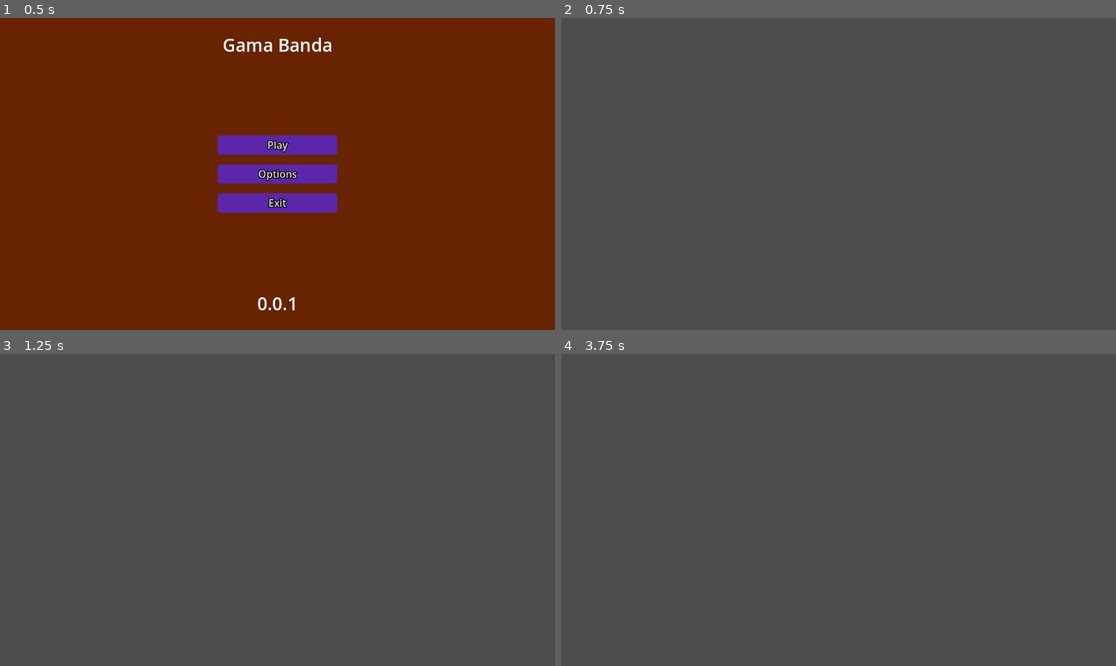
Above: before the commit, frames 1-4 (two rows, left to right).
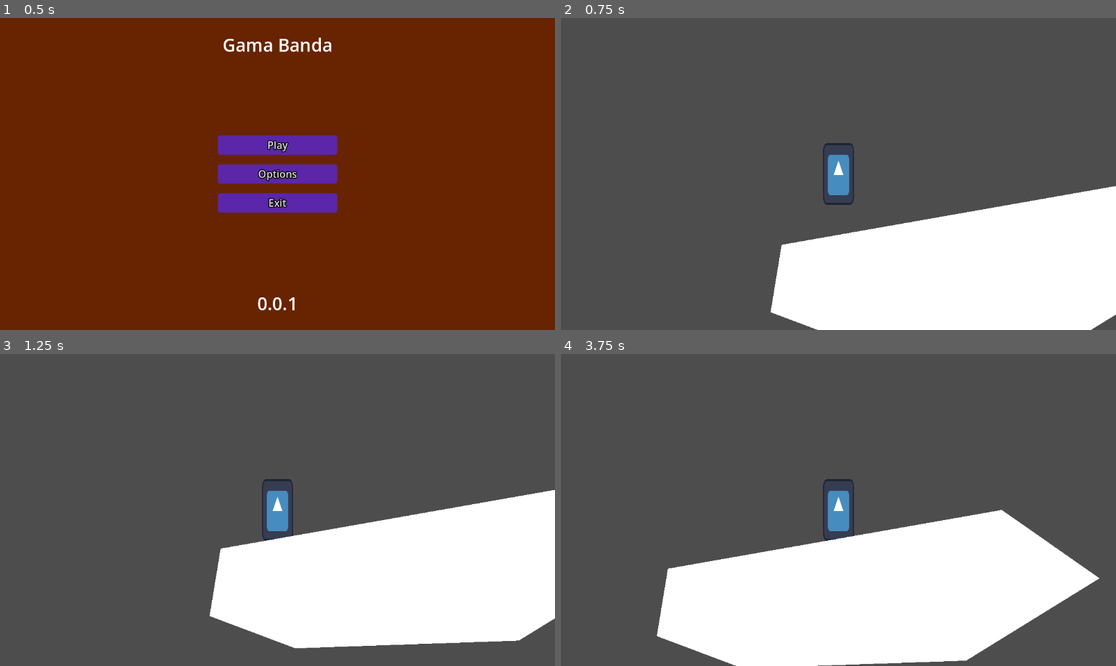
Above: after the commit, the same moments.

Repository: Jeremy-81/GamaBanda
Game: Godot game, scene res://scenes/menu/menu.tscn
Same seed, same stepped clock (60 frames per second), same inputs: the game is played once before the commit and once after it. The engine's default icon, where the game draws it, is replaced by a stand-in: a white triangle on a blue panel in a dark square.
Inputs:
- Up to frame 1 (0.5 s): no input
- Up to frame 2 (0.75 s): click "Play" at 0.5 s
- Up to frame 3 (1.25 s): no input
- Up to frame 4 (3.75 s): tap Enter at 1.25 s; hold D (go_right, bound only after the commit) 1.28-2.78 s; tap Space (jump, bound only after the commit) at 1.35, 1.52, 1.82, 2.1, 2.27, 2.57, 2.85, 3.6 s; hold A (go_left, bound only after the commit) 2.78-3.53 s; hold D (go_right, bound only after the commit) from 3.53 s (still down)

Frame 1 is identical in both runs. In frame 2, 23% of the frame differs, in the area x 37-100%, y 40-100%; in frame 3, 24%; in frame 4, 28%, in the area x 17-97%, y 40-100%.

Commit message:
Added basic player movement

Diff:
--- a/project.godot
+++ b/project.godot
@@ -15,6 +15,24 @@
 config/features=PackedStringArray("4.6", "Forward Plus")
 config/icon="res://icon.svg"
 
+[input]
+
+go_left={
+"deadzone": 0.2,
+"events": [Object(InputEventKey,"resource_local_to_scene":false,"resource_name":"","device":-1,"window_id":0,"alt_pressed":false,"shift_pressed":false,"ctrl_pressed":false,"meta_pressed":false,"pressed":false,"keycode":0,"physical_keycode":65,"key_label":0,"unicode":97,"location":0,"echo":false,"script":null)
+]
+}
+go_right={
+"deadzone": 0.2,
+"events": [Object(InputEventKey,"resource_local_to_scene":false,"resource_name":"","device":-1,"window_id":0,"alt_pressed":false,"shift_pressed":false,"ctrl_pressed":false,"meta_pressed":false,"pressed":false,"keycode":0,"physical_keycode":68,"key_label":0,"unicode":100,"location":0,"echo":false,"script":null)
+]
+}
+jump={
+"deadzone": 0.2,
+"events": [Object(InputEventKey,"resource_local_to_scene":false,"resource_name":"","device":-1,"window_id":0,"alt_pressed":false,"shift_pressed":false,"ctrl_pressed":false,"meta_pressed":false,"pressed":false,"keycode":0,"physical_keycode":32,"key_label":0,"unicode":32,"location":0,"echo":false,"script":null)
+]
+}
+
 [physics]
 
 3d/physics_engine="Jolt Physics"
@@ -22,3 +40,4 @@
 [rendering]
 
 rendering_device/driver.windows="d3d12"
+renderer/rendering_method="mobile"
--- /dev/null
+++ b/scenes/game.gd
@@ -0,0 +1,6 @@
+extends Node2D
+
+
+func _ready():
+	$Player/CameraTransform.remote_path = $Camera2D.get_path();
+	pass;
--- a/scenes/game.tscn
+++ b/scenes/game.tscn
@@ -1,7 +1,19 @@
 [gd_scene format=3 uid="uid://db60o3nemnftl"]
 
-[ext_resource type="PackedScene" uid="uid://btg0d1sc8nd3r" path="res://scenes/player.tscn" id="1_uwrxv"]
+[ext_resource type="PackedScene" uid="uid://btg0d1sc8nd3r" path="res://scenes/objects/player/player.tscn" id="1_uwrxv"]
+[ext_resource type="Script" uid="uid://ctrak3s5n8qty" path="res://scenes/game.gd" id="1_yqjtg"]
 
 [node name="Game" type="Node2D" unique_id=137855227]
+script = ExtResource("1_yqjtg")
 
 [node name="Player" parent="." unique_id=2105575625 instance=ExtResource("1_uwrxv")]
+
+[node name="Camera2D" type="Camera2D" parent="." unique_id=396707025]
+
+[node name="Polygon2D" type="Polygon2D" parent="." unique_id=248716931]
+polygon = PackedVector2Array(-118, 170, 575, 48, 778, 190, 501, 361, 37, 377, -141, 310)
+
+[node name="StaticBody2D" type="StaticBody2D" parent="Polygon2D" unique_id=1945067672]
+
+[node name="CollisionPolygon2D" type="CollisionPolygon2D" parent="Polygon2D/StaticBody2D" unique_id=1273417153]
+polygon = PackedVector2Array(-118, 170, 575, 48, 778, 190, 501, 361, 37, 377, -141, 310)
--- /dev/null
+++ b/scenes/objects/player/player.gd
@@ -0,0 +1,18 @@
+extends CharacterBody2D
+
+var gravity = 1500.0;
+
+var h_speed : float = 256.0;
+var v_speed : float = 0.0;
+
+func _process(delta):
+	var h_direction : float = Input.get_axis("go_left", "go_right");
+
+	if Input.is_action_just_pressed("jump") and is_on_floor():
+		v_speed = -800.0;
+	v_speed += gravity * delta;
+
+	velocity = Vector2(h_direction * h_speed, v_speed);
+	move_and_slide();
+	v_speed = velocity.y;
+	pass;
--- /dev/null
+++ b/scenes/objects/player/player.tscn
@@ -0,0 +1,26 @@
+[gd_scene format=3 uid="uid://btg0d1sc8nd3r"]
+
+[ext_resource type="Texture2D" uid="uid://61wvyl0hmq1o" path="res://icon.svg" id="1_1bf4k"]
+[ext_resource type="Script" uid="uid://c6cb16oqkrwgg" path="res://scenes/objects/player/player.gd" id="1_g10m2"]
+
+[sub_resource type="CapsuleShape2D" id="CapsuleShape2D_g10m2"]
+radius = 32.0
+height = 118.0
+
+[node name="Player" type="CharacterBody2D" unique_id=2105575625]
+script = ExtResource("1_g10m2")
+
+[node name="AnimatedSprite" type="AnimatedSprite2D" parent="." unique_id=66283099]
+
+[node name="CollisionShape2D" type="CollisionShape2D" parent="." unique_id=1364101473]
+shape = SubResource("CapsuleShape2D_g10m2")
+
+[node name="Hurtbox" type="Area2D" parent="." unique_id=2067084583]
+
+[node name="CollisionShape2D" type="CollisionShape2D" parent="Hurtbox" unique_id=1155637641]
+
+[node name="Sprite2D" type="Sprite2D" parent="." unique_id=898765978]
+scale = Vector2(0.5, 1)
+texture = ExtResource("1_1bf4k")
+
+[node name="CameraTransform" type="RemoteTransform2D" parent="." unique_id=1222825734]
--- a/scenes/player.tscn
+++ /dev/null
@@ -1,11 +0,0 @@
-[gd_scene format=3 uid="uid://btg0d1sc8nd3r"]
-
-[node name="Player" type="CharacterBody2D" unique_id=2105575625]
-
-[node name="AnimatedSprite" type="AnimatedSprite2D" parent="." unique_id=66283099]
-
-[node name="CollisionShape2D" type="CollisionShape2D" parent="." unique_id=1364101473]
-
-[node name="Hurtbox" type="Area2D" parent="." unique_id=2067084583]
-
-[node name="CollisionShape2D" type="CollisionShape2D" parent="Hurtbox" unique_id=1155637641]
Not shown, added: scenes/game.gd.uid
Not shown, added: scenes/objects/player/player.gd.uid
